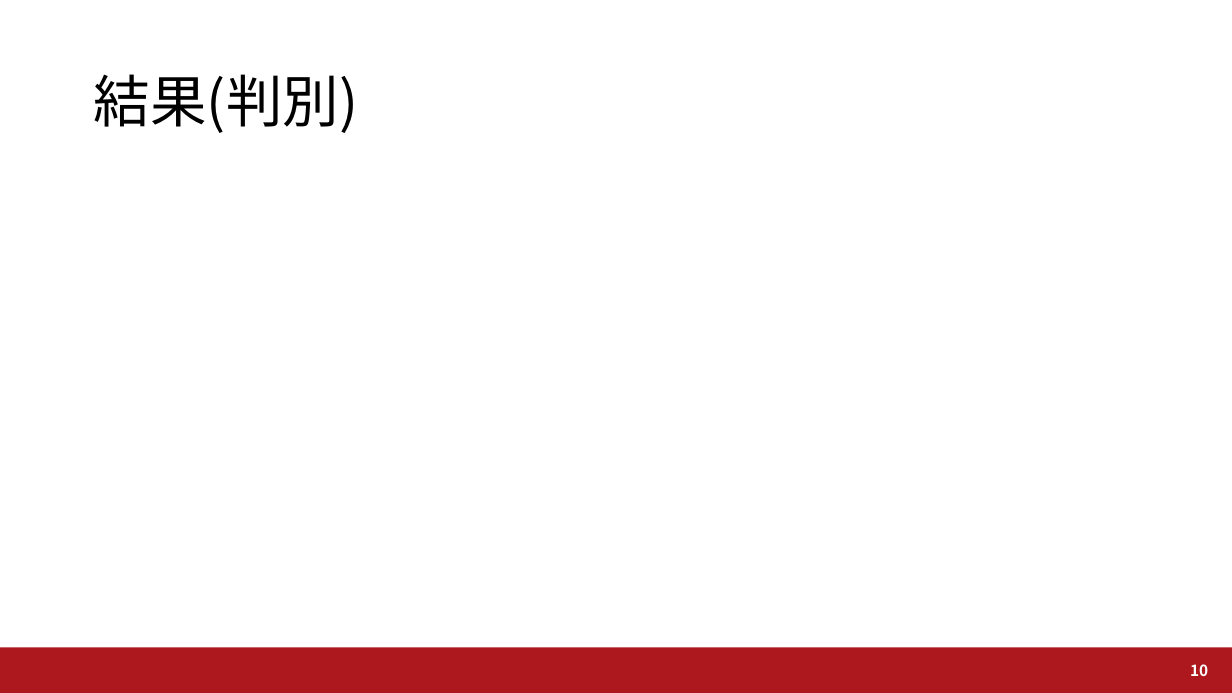
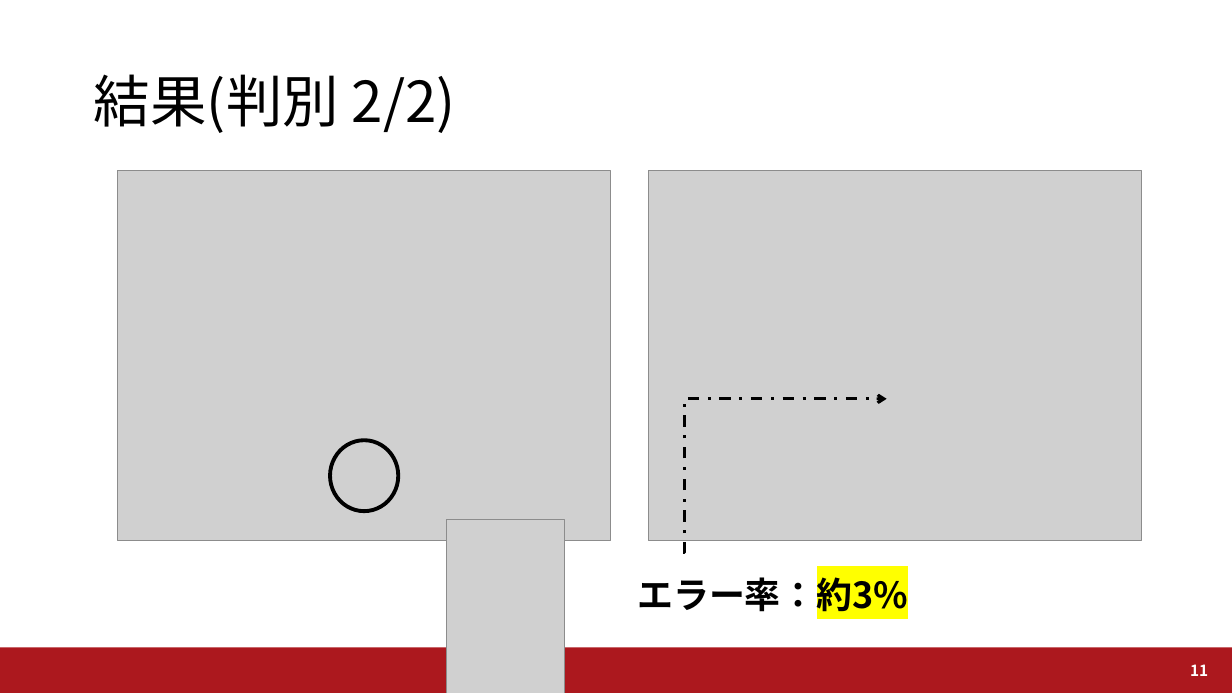
Before and after one commit to a2h1r0/lab, a slide deck: slide 11 of UWW2019/UWW2019_Fujii.pptx (slide 10 before the commit). Drawn at 1232x693 pixels with LibreOffice and Linux fonts; fonts in the diff are those of the drawing; grey boxes stand for pictures; background and template pictures are left out. Boxes give left, top, right and bottom in pixels: in the first picture for what was removed or moved away, otherwise in the second. Text is boxed around its words. In the diff, an @@ line names an element or a change of style, - is before the commit and + after.

```diff
--- a/UWW2019/UWW2019_Fujii.pptx
+++ b/UWW2019/UWW2019_Fujii.pptx
@@ title at (x1=94, y1=74, x2=456, y2=133): text changed @@
-結果(判別)
+結果(判別 2/2)
@@ picture added at (x1=117, y1=171, x2=610, y2=541) @@
@@ picture added at (x1=649, y1=171, x2=1141, y2=541) @@
@@ elbow arrow added from (684, 553) to (887, 399), #000000 2.25 pt dashed @@
@@ ellipse added at (x1=330, y1=440, x2=398, y2=511), outline #000000 3 pt @@
@@ picture added at (x1=446, y1=520, x2=565, y2=693) @@
@@ text added at (x1=637, y1=571, x2=908, y2=617), 28 pt, text #000000, bold @@
+エラー率：約3%
@@ page number at (x1=1190, y1=664, x2=1208, y2=676): text changed @@
-10
+11
```
Also in this commit, not shown: 1 other slide changed, 1 slide added, 6 other files.
